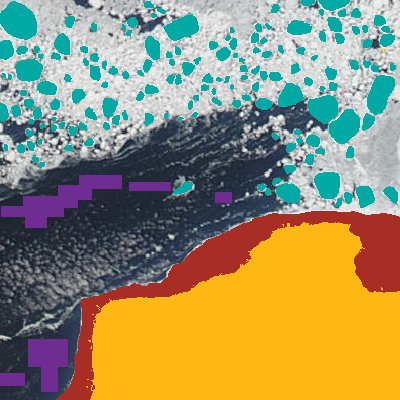
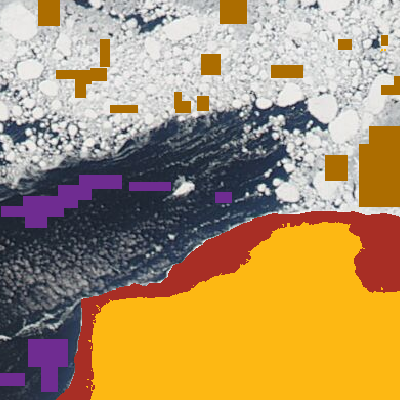
Layered file, before and after one edit (400x400). Changes by layer:
added layer "ice samples" above "water" over [left=38, top=0, right=400, bottom=207]
hid "ice floes" (2nd of 2) over [left=0, top=0, right=398, bottom=208]
